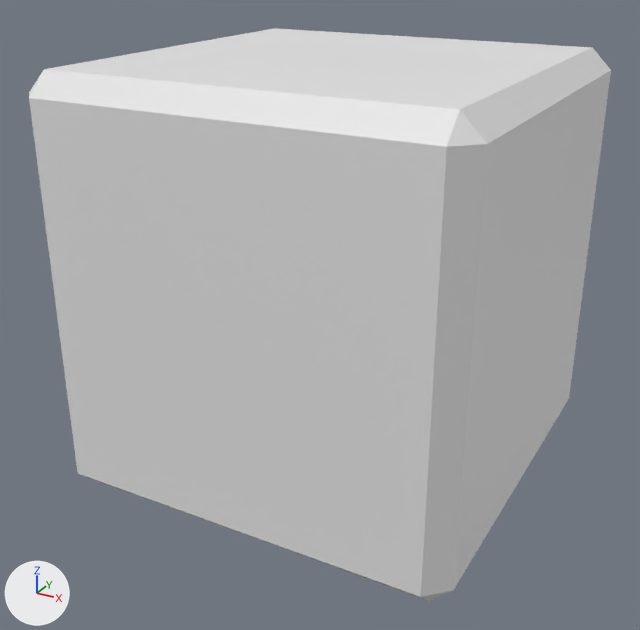
Renders of the Blender file cube.blend from each side of a commit.
Both versions are drawn from a 50 mm lens placed at (1.89, -3.63, 2.54), pointed at (-0.04, -0.13, 0.79). Lighting does not change. The marker at lower left points along +X, +Y and +Z.
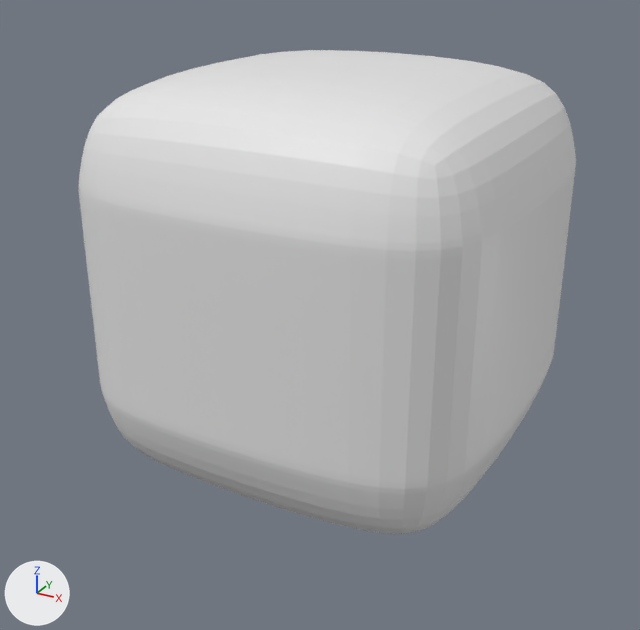
Boxes [x1, y1, x2, y2] around the edits, measured in the pictures (640 x 630 px):
'Cube', shading changed, modifiers changed (15% narrower, 16% shorter)
    before: [29, 28, 611, 601]
    after: [79, 50, 576, 534]

The edits, one by one:
me_cube has 12 vertices, 10 faces and spans x -1.0..1.0, y -1.0..1.0, z -1.0..1.0.
me_cube is used by ob_cube; location (0.0, 0.0, 1.0).
me_cube part 1: creased or bevel-weighted edges go from 16 to 20.
Object 'Cube' (ob_cube) has a BEVEL modifier named 'Bevel'.
Modifier setting: width = 0.6.
Modifier setting: width_pct = 0.6.
Modifier setting: segments = 2.
Object 'Cube' (ob_cube) has a BEVEL modifier named 'Bevel'.
Modifier setting: profile = 0.6.
Object 'Cube' (ob_cube) gains a SUBSURF modifier named 'Subdivision'.
Modifier setting: levels = 3.
Modifier setting: render_levels = 3.
